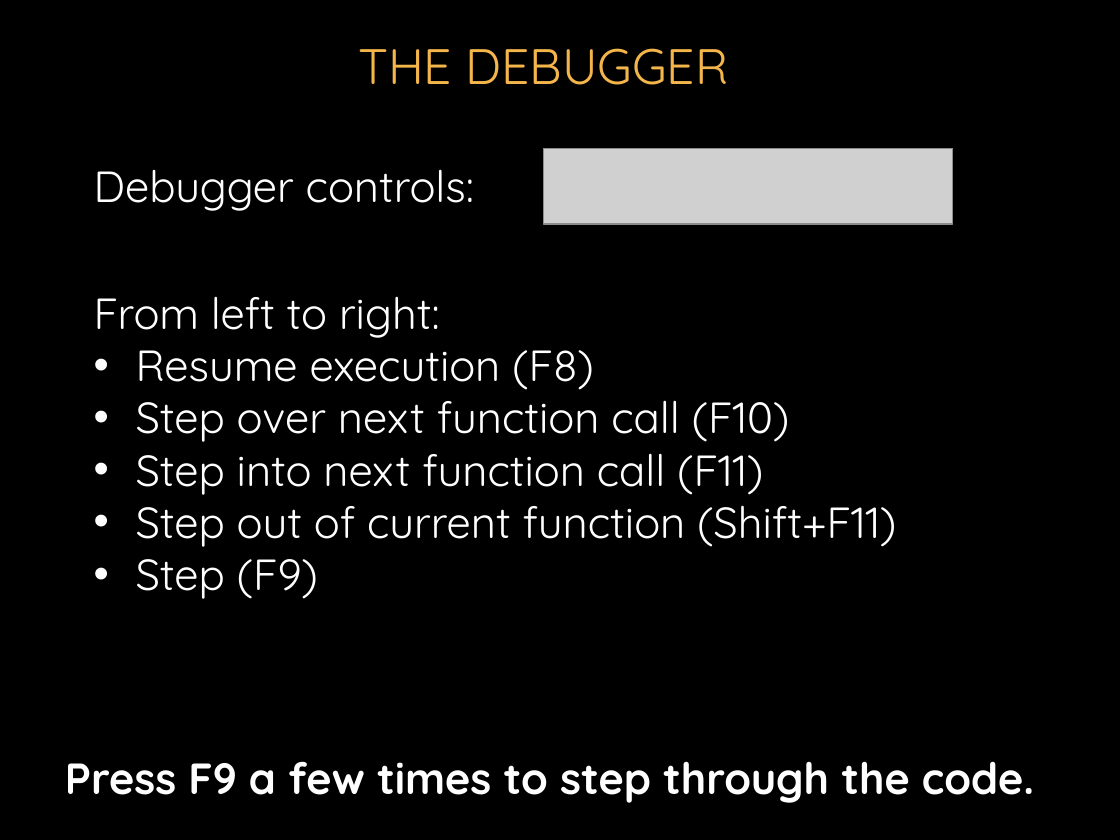
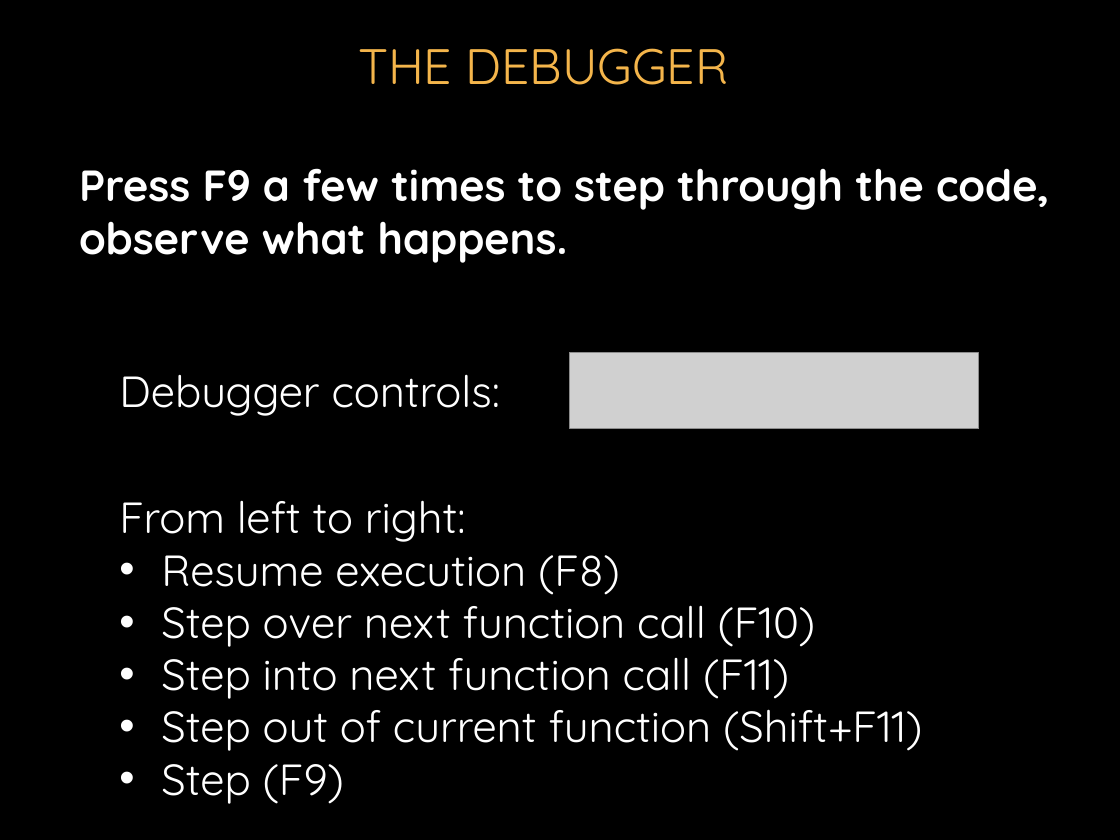
Before and after one commit to donfreiday/cpsc330-js, a slide deck: slide 38 of Javascript.pptx. Drawn at 1120x840 pixels with LibreOffice and Linux fonts; fonts in the diff are those of the drawing; grey boxes stand for pictures; background and template pictures are left out. Boxes give left, top, right and bottom in pixels: in the first picture for what was removed or moved away, otherwise in the second. Text is boxed around its words. In the diff, an @@ line names an element or a change of style, - is before the commit and + after.

```diff
--- a/Javascript.pptx
+++ b/Javascript.pptx
@@ text at (79, 168, 1049, 263): text changed @@
-Press F9 a few times to step through the code.
+Press F9 a few times to step through the code, observe what happens.
@@ 2 texts, 1 picture: place and size @@
-2 texts, 1 picture at (94, 148, 952, 599)
+2 texts, 1 picture at (119, 353, 979, 804)
```
Also in this commit, not shown: 5 other slides changed, 2 slides added.
